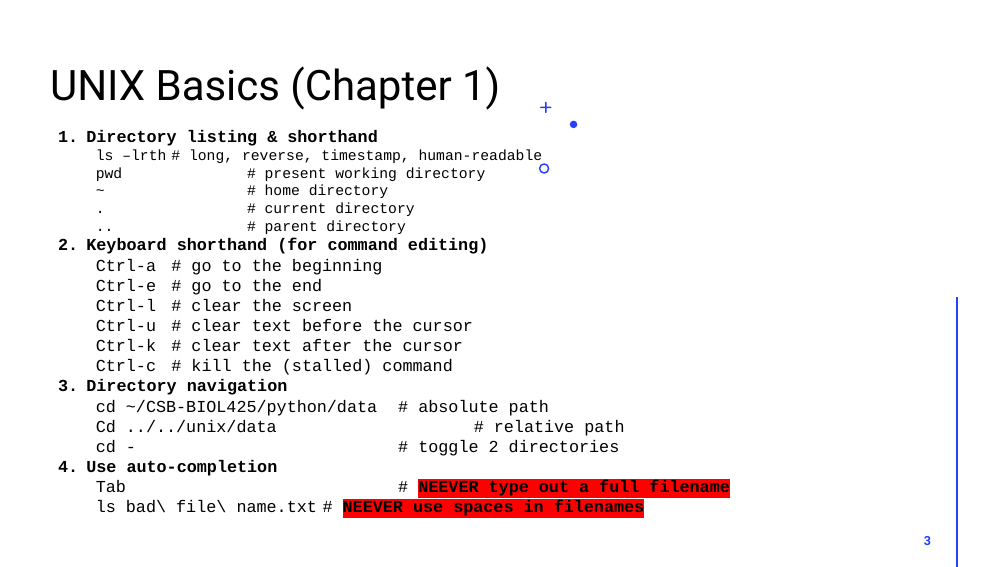
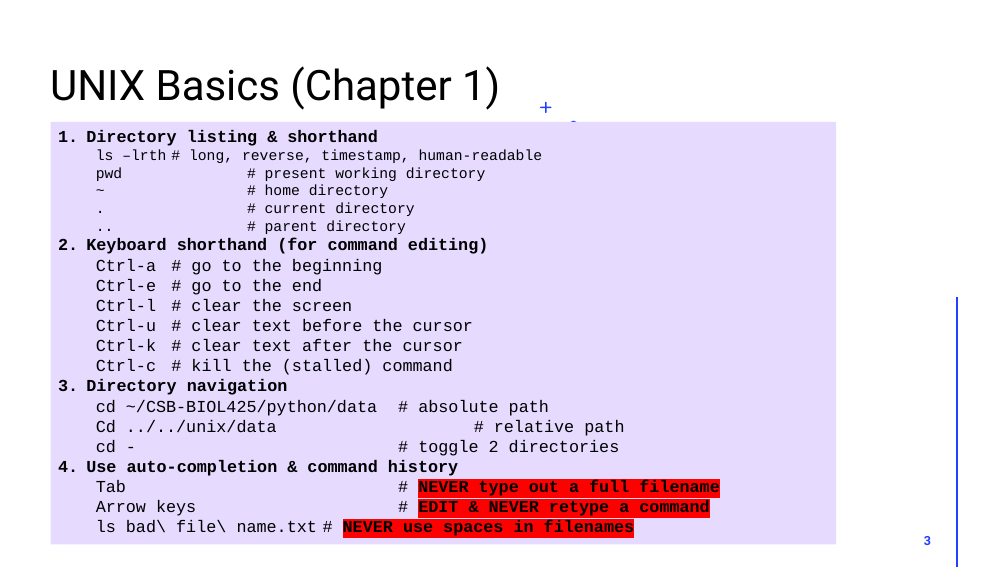
Before and after one commit to weigangq/CSB, a slide deck: slide 3 of lecture-slides/part-1-intro-unix.pptx. Drawn at 1008x567 pixels with LibreOffice and Linux fonts; fonts in the diff are those of the drawing. Boxes give left, top, right and bottom in pixels: in the first picture for what was removed or moved away, otherwise in the second. Text is boxed around its words. In the diff, an @@ line names an element or a change of style, - is before the commit and + after.

```diff
--- a/lecture-slides/part-1-intro-unix.pptx
+++ b/lecture-slides/part-1-intro-unix.pptx
@@ rectangle "Directory listing & shorthand": place and size @@
-rectangle "Directory listing & shorthand" at (86, 130, 729, 516)
+rectangle "Directory listing & shorthand" at (51, 122, 836, 544)
@@ rectangle "Directory listing & shorthand" at (51, 122, 836, 544): fill none to #E6DBFF @@
@@ freeform shape removed at (539, 163, 550, 174) @@
@@ text in rectangle at (86, 460, 719, 536): text changed @@
-4. Use auto-completion
-  Tab # NEEVER type out a full filename
-  ls bad\ file\ name.txt # NEEVER use spaces in filenames
+4. Use auto-completion & command history
+  Tab # NEVER type out a full filename
+  Arrow keys # EDIT & NEVER retype a command
+  ls bad\ file\ name.txt # NEVER use spaces in filenames
```
Also in this commit, not shown: 2 other slides changed, 4 slides added, 2 other files.
